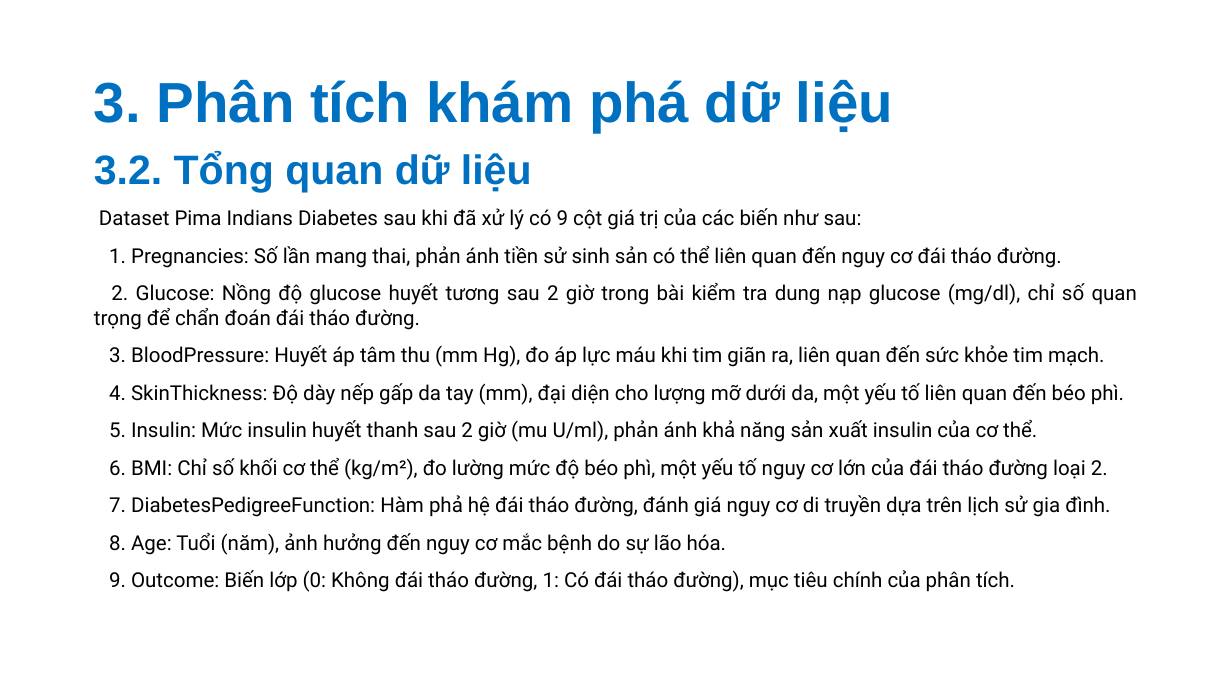
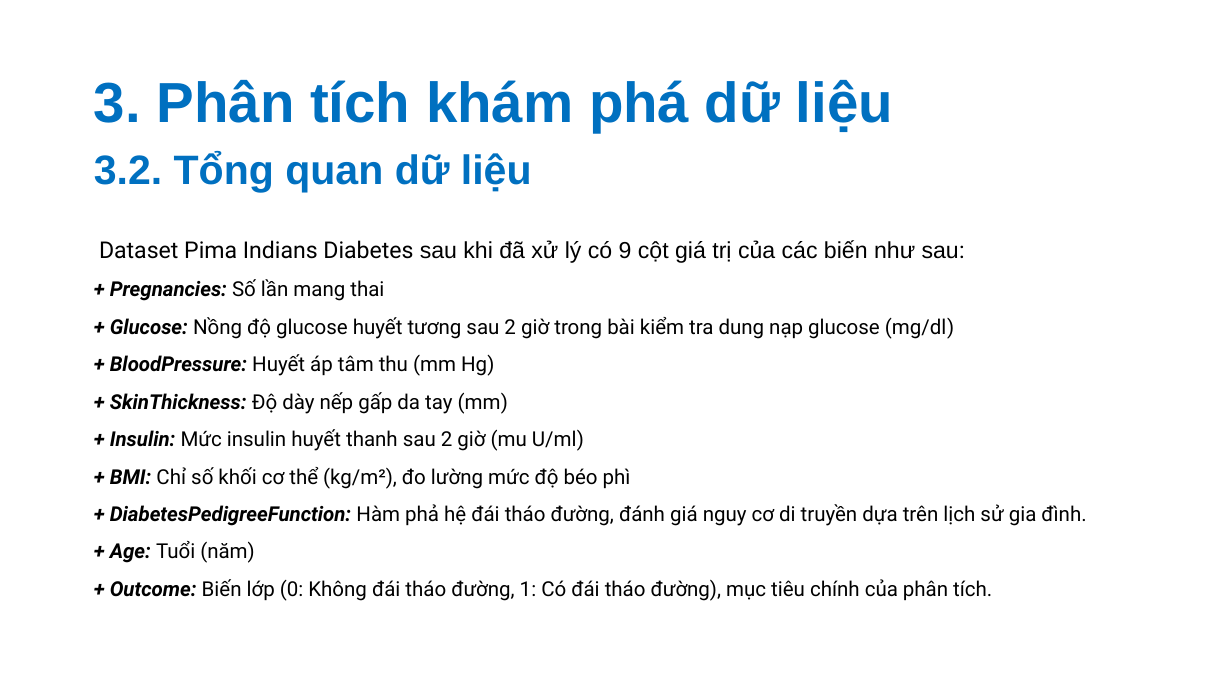
Before and after one commit to nvhao100604/PTDL_2025, a slide deck: slide 7 of BT3/slide/Phân tích khám phá về bệnh đái tháo đường.pptx. Drawn at 1232x693 pixels with LibreOffice and Linux fonts; fonts in the diff are those of the drawing. Boxes give left, top, right and bottom in pixels: in the first picture for what was removed or moved away, otherwise in the second. Text is boxed around its words. In the diff, an @@ line names an element or a change of style, - is before the commit and + after.

Commit message:
3/4 slide

```diff
--- a/BT3/slide/Phân tích khám phá về bệnh đái tháo đường.pptx
+++ b/BT3/slide/Phân tích khám phá về bệnh đái tháo đường.pptx
@@ text "Dataset Pima Indians Diabetes sau ..." moved from (x1=94, y1=208, x2=1137, y2=592) to (x1=99, y1=240, x2=1086, y2=601) @@
@@ text at (x1=99, y1=240, x2=965, y2=263): size 16 to 18 pt in "Dataset Pima Indians Diabetes sau khi đã ..."; font Roboto to Arial in "sau khi đã xử lý có 9 ..." @@
@@ text at (x1=110, y1=279, x2=1086, y2=601): text changed @@
-1. Pregnancies: Số lần mang thai, phản ánh tiền sử sinh sản có thể liên quan đến nguy cơ đái tháo đường.
-2. Glucose: Nồng độ glucose huyết tương sau 2 giờ trong bài kiểm tra dung nạp glucose (mg/dl), chỉ số quan trọng để chẩn đoán đái tháo đường.
-3. BloodPressure: Huyết áp tâm thu (mm Hg), đo áp lực máu khi tim giãn ra, liên quan đến sức khỏe tim mạch.
-4. SkinThickness: Độ dày nếp gấp da tay (mm), đại diện cho lượng mỡ dưới da, một yếu tố liên quan đến béo phì.
-5. Insulin: Mức insulin huyết thanh sau 2 giờ (mu U/ml), phản ánh khả năng sản xuất insulin của cơ thể.
-6. BMI: Chỉ số khối cơ thể (kg/m²), đo lường mức độ béo phì, một yếu tố nguy cơ lớn của đái tháo đường loại 2.
-7. DiabetesPedigreeFunction: Hàm phả hệ đái tháo đường, đánh giá nguy cơ di truyền dựa trên lịch sử gia đình.
-8. Age: Tuổi (năm), ảnh hưởng đến nguy cơ mắc bệnh do sự lão hóa.
-9. Outcome: Biến lớp (0: Không đái tháo đường, 1: Có đái tháo đường), mục tiêu chính của phân tích.
++ Pregnancies: Số lần mang thai
++ Glucose: Nồng độ glucose huyết tương sau 2 giờ trong bài kiểm tra dung nạp glucose (mg/dl)
++ BloodPressure: Huyết áp tâm thu (mm Hg)
++ SkinThickness: Độ dày nếp gấp da tay (mm)
++ Insulin: Mức insulin huyết thanh sau 2 giờ (mu U/ml)
++ BMI: Chỉ số khối cơ thể (kg/m²), đo lường mức độ béo phì
++ DiabetesPedigreeFunction: Hàm phả hệ đái tháo đường, đánh giá nguy cơ di truyền dựa trên lịch sử gia đình.
++ Age: Tuổi (năm)
++ Outcome: Biến lớp (0: Không đái tháo đường, 1: Có đái tháo đường), mục tiêu chính của phân tích.
```
Also in this commit, not shown: 3 other slides changed, 13 slides added, 1 slide removed.
